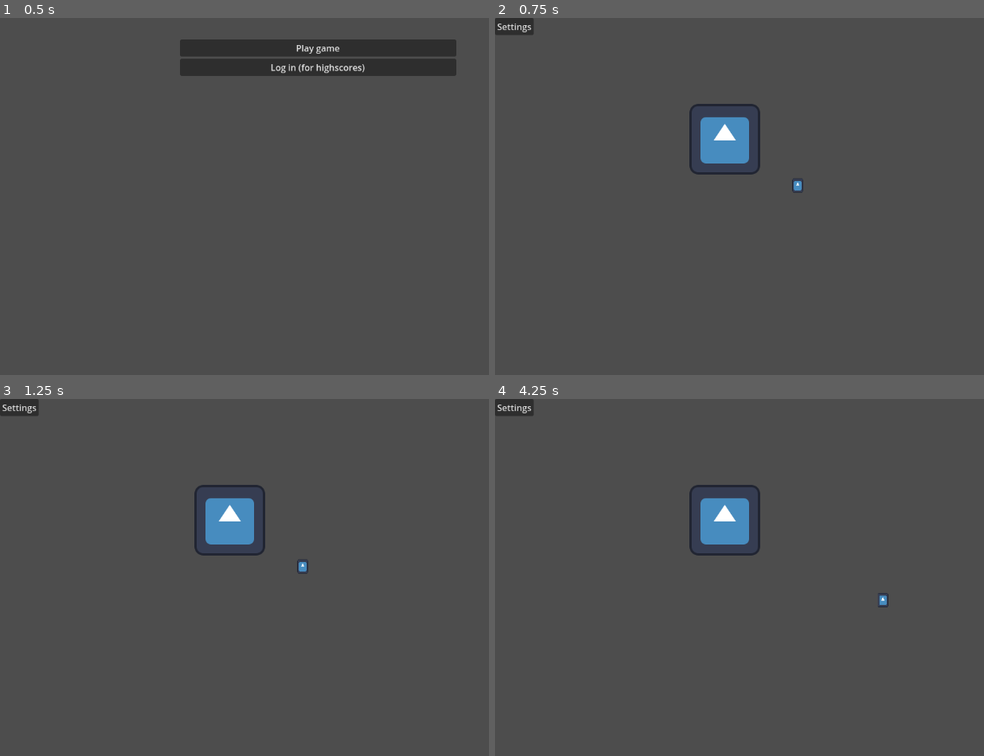
Above: before the commit, frames 1-4 (two rows, left to right).
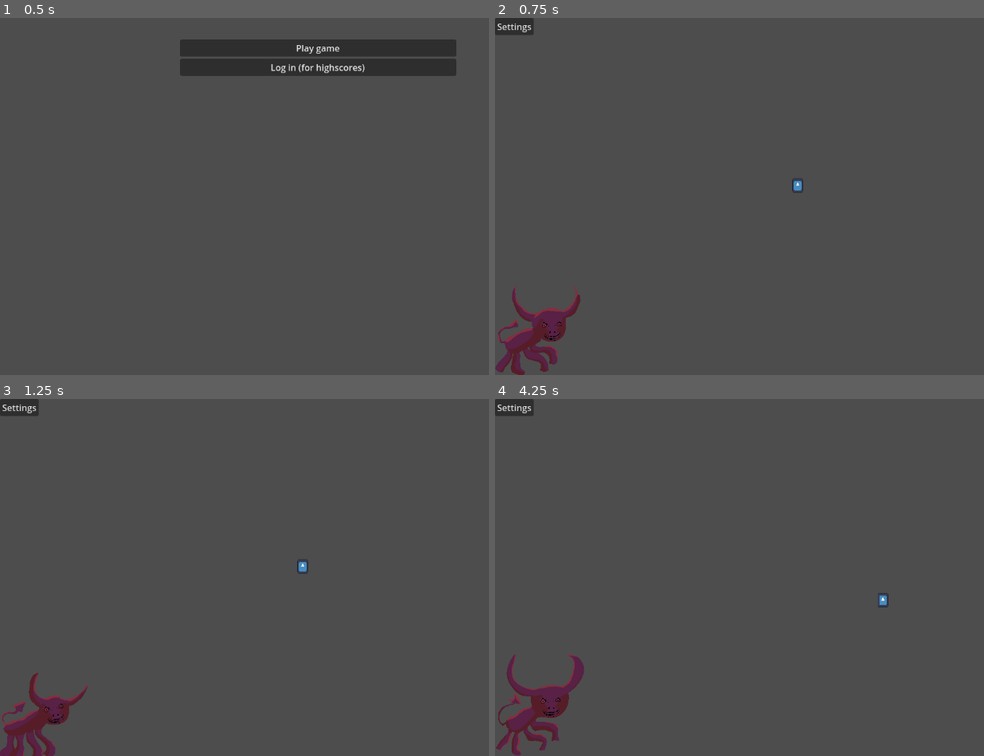
Above: after the commit, the same moments.

Repository: WilliamSundqvist/arcadegame
Game: Godot game, scene res://main_scene.tscn
Two runs of this game, one before a commit and one after it. Both use one fixed random seed, a clock stepped at 60 frames per second and the inputs below. The engine's default icon, where the game draws it, is replaced by a stand-in: a white triangle on a blue panel in a dark square.
Inputs:
- Up to frame 1 (0.5 s): no input
- Up to frame 2 (0.75 s): click "Play game" at 0.5 s
- Up to frame 3 (1.25 s): no input
- Up to frame 4 (4.25 s): click "Settings" at 1.25 s; click "Back" at 2 s; hold Right (right) 2.78-3.53 s; hold Shift (sprint) 2.78-3.53 s; hold S (down) from 3.53 s (still down); tap Shift (sprint) at 3.6 s

Frame 1 is identical in both runs. In frame 2, 3.3% of the frame differs, in the area x 0-55%, y 24-100%; in frame 3, 3.1%; in frame 4, 3.4%.

Commit message:
Added devil cow

Diff:
--- /dev/null
+++ b/devil_cow/devil_cow.tscn
@@ -0,0 +1,81 @@
+[gd_scene load_steps=12 format=3 uid="uid://d0yu8osq6i4ig"]
+
+[ext_resource type="Texture2D" uid="uid://cc5owoow82ee2" path="res://devil_cow/devil_cow.png" id="1_6y1op"]
+
+[sub_resource type="AtlasTexture" id="AtlasTexture_gdywn"]
+atlas = ExtResource("1_6y1op")
+region = Rect2(0, 0, 212, 212)
+
+[sub_resource type="AtlasTexture" id="AtlasTexture_vcfej"]
+atlas = ExtResource("1_6y1op")
+region = Rect2(212, 0, 212, 212)
+
+[sub_resource type="AtlasTexture" id="AtlasTexture_xji74"]
+atlas = ExtResource("1_6y1op")
+region = Rect2(424, 0, 212, 212)
+
+[sub_resource type="AtlasTexture" id="AtlasTexture_x1nhv"]
+atlas = ExtResource("1_6y1op")
+region = Rect2(636, 0, 212, 212)
+
+[sub_resource type="AtlasTexture" id="AtlasTexture_nqhd3"]
+atlas = ExtResource("1_6y1op")
+region = Rect2(848, 0, 212, 212)
+
+[sub_resource type="AtlasTexture" id="AtlasTexture_2ak6m"]
+atlas = ExtResource("1_6y1op")
+region = Rect2(1060, 0, 212, 212)
+
+[sub_resource type="AtlasTexture" id="AtlasTexture_11vie"]
+atlas = ExtResource("1_6y1op")
+region = Rect2(1272, 0, 212, 212)
+
+[sub_resource type="AtlasTexture" id="AtlasTexture_sc66n"]
+atlas = ExtResource("1_6y1op")
+region = Rect2(1484, 0, 212, 212)
+
+[sub_resource type="AtlasTexture" id="AtlasTexture_fop31"]
+atlas = ExtResource("1_6y1op")
+region = Rect2(1696, 0, 212, 212)
+
+[sub_resource type="SpriteFrames" id="SpriteFrames_uu1jd"]
+animations = [{
+"frames": [{
+"duration": 1.0,
+"texture": SubResource("AtlasTexture_gdywn")
+}, {
+"duration": 1.0,
+"texture": SubResource("AtlasTexture_vcfej")
+}, {
+"duration": 1.0,
+"texture": SubResource("AtlasTexture_xji74")
+}, {
+"duration": 1.0,
+"texture": SubResource("AtlasTexture_x1nhv")
+}, {
+"duration": 1.0,
+"texture": SubResource("AtlasTexture_nqhd3")
+}, {
+"duration": 1.0,
+"texture": SubResource("AtlasTexture_2ak6m")
+}, {
+"duration": 1.0,
+"texture": SubResource("AtlasTexture_11vie")
+}, {
+"duration": 1.0,
+"texture": SubResource("AtlasTexture_sc66n")
+}, {
+"duration": 1.0,
+"texture": SubResource("AtlasTexture_fop31")
+}],
+"loop": true,
+"name": &"default",
+"speed": 10.0
+}]
+
+[node name="DevilCow" type="Node2D"]
+
+[node name="AnimatedSprite2D" type="AnimatedSprite2D" parent="."]
+sprite_frames = SubResource("SpriteFrames_uu1jd")
+autoplay = "default"
+frame_progress = 0.0350657
--- a/game/game.tscn
+++ b/game/game.tscn
@@ -1,15 +1,11 @@
 [gd_scene load_steps=4 format=3 uid="uid://byihbnp8mskmt"]
 
-[ext_resource type="Texture2D" uid="uid://djagwe2l6epfp" path="res://icon.svg" id="1_5np3w"]
 [ext_resource type="Script" path="res://game/game.gd" id="1_kv3x3"]
+[ext_resource type="PackedScene" uid="uid://d0yu8osq6i4ig" path="res://devil_cow/devil_cow.tscn" id="3_dni5l"]
 [ext_resource type="PackedScene" uid="uid://bwm5b0abmd5pj" path="res://player_character/player_character.tscn" id="3_vybl6"]
 
 [node name="Game" type="Node2D"]
 script = ExtResource("1_kv3x3")
-
-[node name="Sprite2D" type="Sprite2D" parent="."]
-position = Vector2(416, 220)
-texture = ExtResource("1_5np3w")
 
 [node name="SettingsButton" type="Button" parent="."]
 offset_right = 70.0
@@ -17,3 +13,6 @@
 text = "Settings"
 
 [node name="PlayerCharacter" parent="." instance=ExtResource("3_vybl6")]
+
+[node name="DevilCow" parent="." instance=ExtResource("3_dni5l")]
+position = Vector2(99, 565)
Binary file added: devil_cow/devil_cow.png
Not shown, added: devil_cow/devil_cow.png.import
